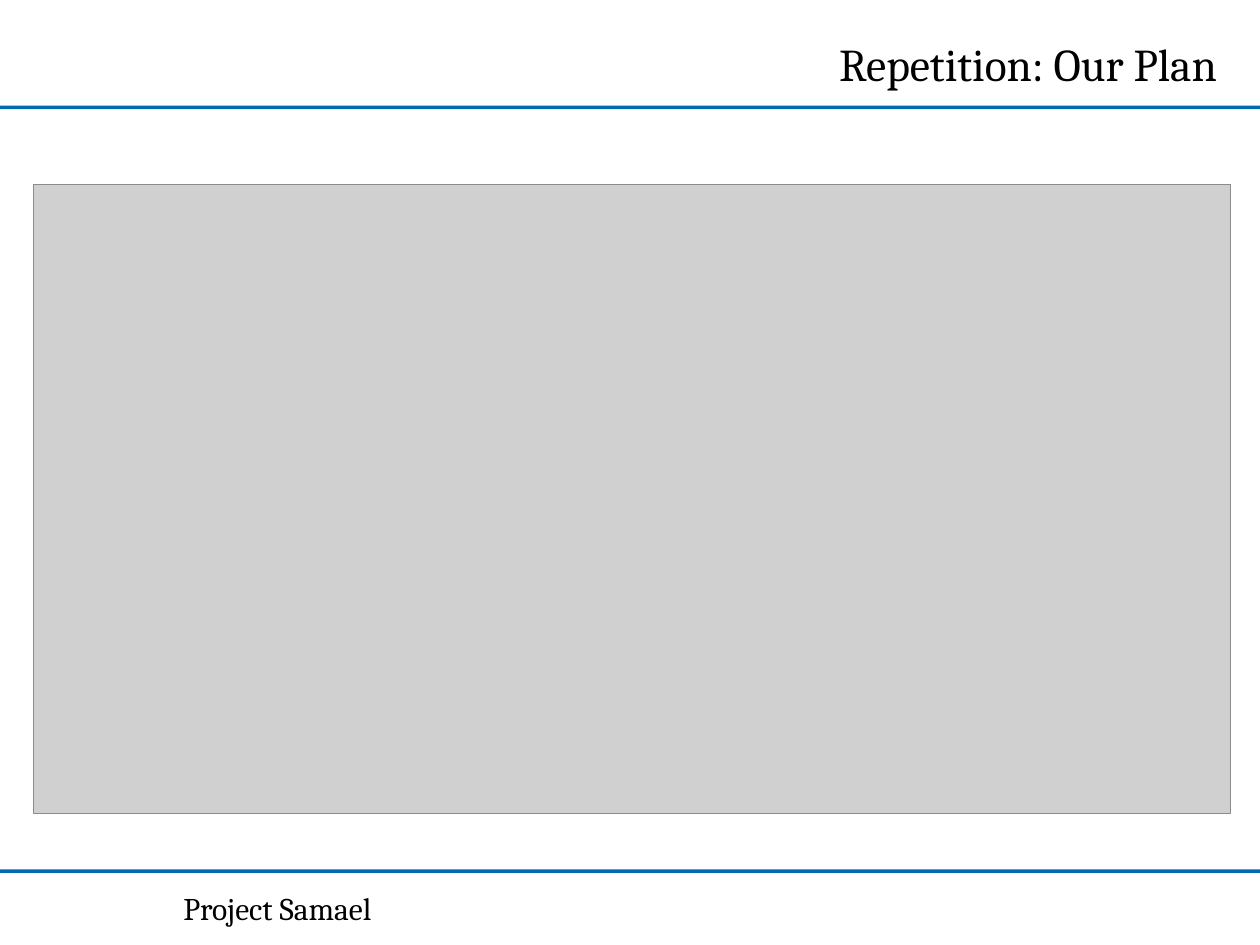
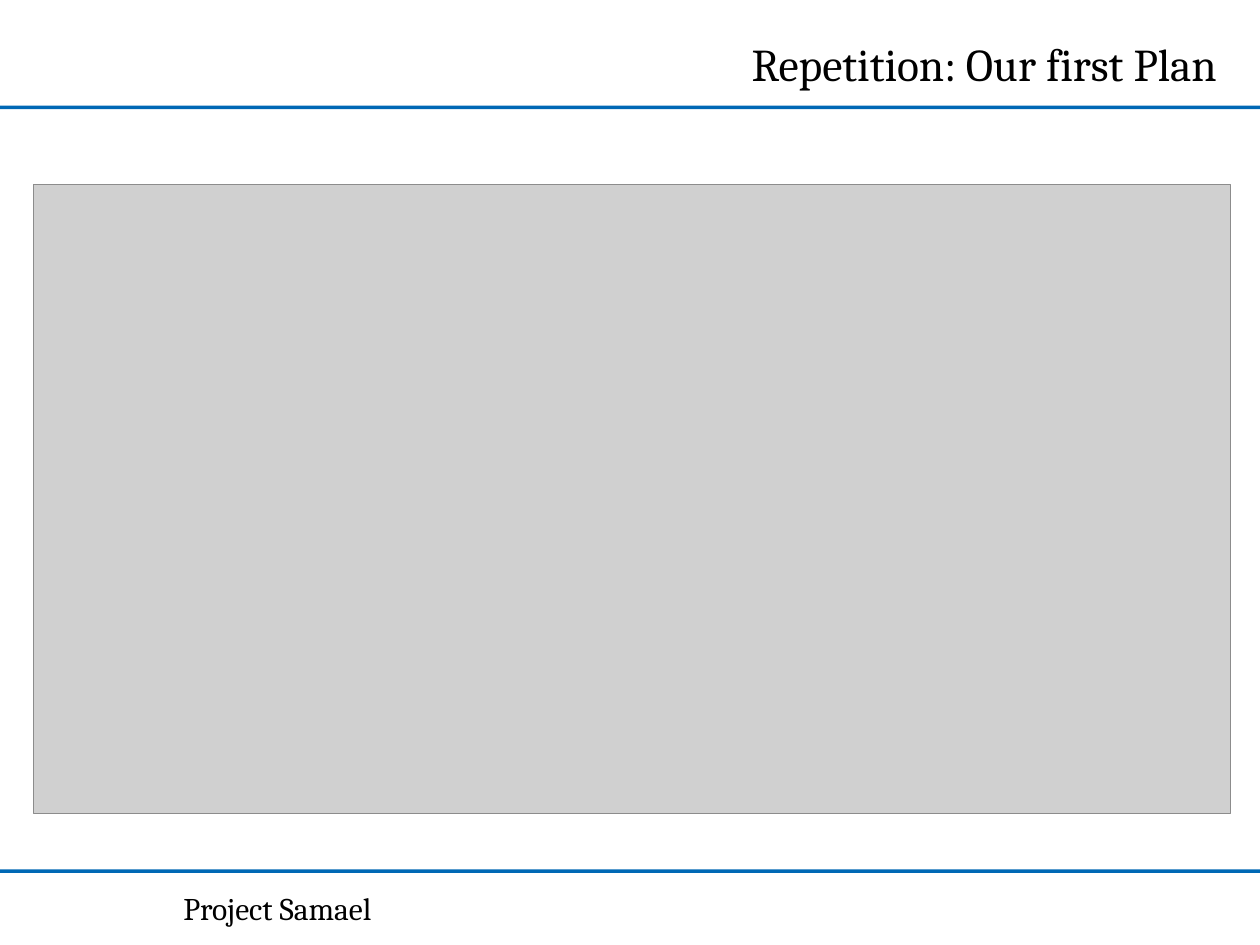
Before and after one commit to NPTricky/img-classification-ss13, a slide deck: slide 3 of doc/PPT-2013-07-10/m3-presentation.ppt. Drawn at 1260x945 pixels with LibreOffice and Linux fonts; fonts in the diff are those of the drawing; grey boxes stand for pictures; background and template pictures are left out. Boxes give left, top, right and bottom in pixels: in the first picture for what was removed or moved away, otherwise in the second. Text is boxed around its words. In the diff, an @@ line names an element or a change of style, - is before the commit and + after.

```diff
--- a/doc/PPT-2013-07-10/m3-presentation.ppt
+++ b/doc/PPT-2013-07-10/m3-presentation.ppt
@@ text in free at box(752, 48, 1217, 91): text changed @@
-Repetition: Our Plan
+Repetition: Our first Plan
```
Also in this commit, not shown: 2 other slides changed, 2 slides added, 3 slides removed.
